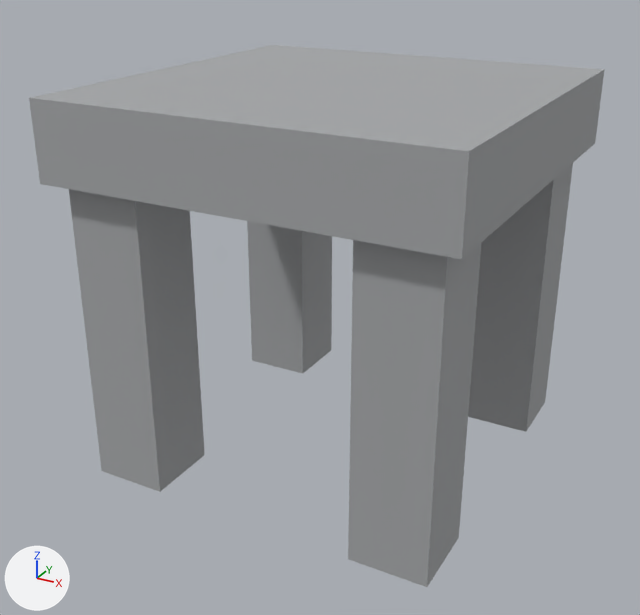
Before and after pictures for a commit that changed the glTF model assets/models/objects/rustic_workbench/rustic_workbench.glb.
Before and after are seen from a camera (50 mm lens) standing at (0.926, -1.783, 1.244) and looking at (-0.02, -0.063, 0.384). Arrows for +X, +Y and +Z are at lower left; the lights stay in place. The older version comes first.

Names of what the first picture shows: 'Leg_BL', 'Leg_BR', 'Leg_FL', 'Leg_FR', 'Tabletop'.
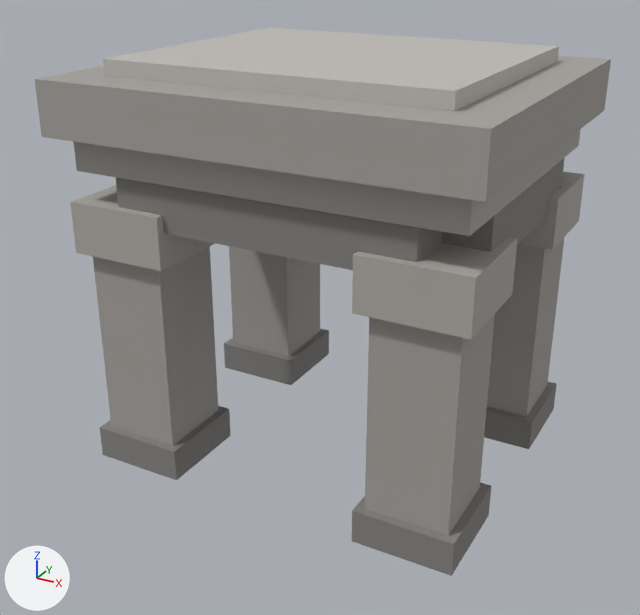
Commit message: Rebuild rustic workbench model from reference art

Location of each change, (x1, y1, x2, y2) in pixels of the pictures (640 x 615 px):
'Tabletop', recoloured, moved, rescaled (21% narrower, 60% shorter)
    before: (29, 45, 605, 259)
    after: (103, 28, 559, 112)
'Top_Main', added
    after: (34, 56, 611, 202)
'Leg_FR', recoloured, reshaped, moved, rescaled
    before: (348, 240, 481, 587)
    after: (365, 314, 495, 535)
'Leg_FL', recoloured, moved, rescaled
    before: (69, 189, 205, 492)
    after: (93, 246, 218, 446)
'Leg_BR', recoloured, reshaped, moved, rescaled
    before: (468, 163, 573, 432)
    after: (487, 238, 564, 417)
'Top_Lower_Rim', added
    after: (74, 129, 581, 236)
'Rail_Front', added
    after: (116, 177, 442, 270)
'Leg_BL', moved, rescaled (7% wider, 28% shorter)
    before: (247, 221, 332, 374)
    after: (229, 246, 320, 356)
'Leg_FR_Cap', added
    after: (352, 236, 518, 340)
'Leg_FL_Cap', added
    after: (70, 185, 215, 271)
'Foot_FR', added
    after: (352, 483, 491, 576)
'Foot_FL', added
    after: (100, 406, 231, 480)
'Rail_Right', added
    after: (441, 158, 565, 251)
'Foot_BL', added
    after: (224, 329, 329, 385)
'Leg_BR_Cap', added
    after: (518, 171, 585, 250)
'Foot_BR', added
    after: (484, 382, 557, 449)

Patch to the scene script:
```diff
--- a/assets/models/objects/rustic_workbench/rustic_workbench.glb.py
+++ b/assets/models/objects/rustic_workbench/rustic_workbench.glb.py
@@ me_stone_cube @@
 me_stone_cube.from_pydata(...)  # 8 vertices, 12 faces; spans x -0.5..0.5, y -0.5..0.5, z -0.5..0.5
-me_stone_cube.materials.append(mat_rough_stone)  # grey #a6a8aa
+me_stone_cube.materials.append(mat_stone_light)  # light grey #bfbcb6
@@ me_stone_mid_cube @@
+me_stone_mid_cube.from_pydata(...)  # a box spanning x -0.5..0.5, y -0.5..0.5, z -0.5..0.5
+me_stone_mid_cube.materials.append(mat_stone_mid)  # grey #a6a29e
@@ ob_tabletop @@
 ob_tabletop = bpy.data.objects.new('Tabletop', me_stone_cube)
-ob_tabletop.location = (0.0, 0.0, 0.82)
-ob_tabletop.scale = (0.94, 0.94, 0.18)
+ob_tabletop.location = (0.0, 0.0, 0.958)
+ob_tabletop.scale = (0.78, 0.66, 0.035)
@@ ob_leg_fl @@
 ob_leg_fl = bpy.data.objects.new('Leg_FL', me_stone_cube)
-ob_leg_fl.location = (-0.34, -0.34, 0.36)
-ob_leg_fl.scale = (0.18, 0.18, 0.72)
+ob_leg_fl.location = (-0.35, -0.27, 0.315)
+ob_leg_fl.scale = (0.19, 0.19, 0.51)
@@ ob_leg_fr @@
-ob_leg_fr = bpy.data.objects.new('Leg_FR', me_stone_cube)
-ob_leg_fr.location = (0.34, -0.34, 0.36)
-ob_leg_fr.scale = (0.18, 0.18, 0.72)
+ob_leg_fr = bpy.data.objects.new('Leg_FR', me_stone_mid_cube)
+ob_leg_fr.location = (0.35, -0.27, 0.315)
+ob_leg_fr.scale = (0.19, 0.19, 0.51)
@@ ob_leg_bl @@
 ob_leg_bl = bpy.data.objects.new('Leg_BL', me_stone_cube)
-ob_leg_bl.location = (-0.34, 0.34, 0.36)
-ob_leg_bl.scale = (0.18, 0.18, 0.72)
+ob_leg_bl.location = (-0.35, 0.27, 0.315)
+ob_leg_bl.scale = (0.19, 0.19, 0.51)
@@ ob_leg_br @@
-ob_leg_br = bpy.data.objects.new('Leg_BR', me_stone_cube)
-ob_leg_br.location = (0.34, 0.34, 0.36)
-ob_leg_br.scale = (0.18, 0.18, 0.72)
+ob_leg_br = bpy.data.objects.new('Leg_BR', me_stone_mid_cube)
+ob_leg_br.location = (0.35, 0.27, 0.315)
+ob_leg_br.scale = (0.19, 0.19, 0.51)
@@ ob_foot_br @@
+ob_foot_br = bpy.data.objects.new('Foot_BR', me_stone_dark_cube)  # a box spanning x -0.5..0.5, y -0.5..0.5, z -0.5..0.5; in mat_stone_dark (grey #868481)
+ob_foot_br.location = (0.35, 0.27, 0.05)
+ob_foot_br.scale = (0.23, 0.23, 0.08)
@@ ob_foot_bl @@
+ob_foot_bl = bpy.data.objects.new('Foot_BL', me_stone_dark_cube)  # a box spanning x -0.5..0.5, y -0.5..0.5, z -0.5..0.5; in mat_stone_dark (grey #868481)
+ob_foot_bl.location = (-0.35, 0.27, 0.05)
+ob_foot_bl.scale = (0.23, 0.23, 0.08)
@@ ob_foot_fr @@
+ob_foot_fr = bpy.data.objects.new('Foot_FR', me_stone_dark_cube)  # a box spanning x -0.5..0.5, y -0.5..0.5, z -0.5..0.5; in mat_stone_dark (grey #868481)
+ob_foot_fr.location = (0.35, -0.27, 0.05)
+ob_foot_fr.scale = (0.23, 0.23, 0.08)
@@ ob_foot_fl @@
+ob_foot_fl = bpy.data.objects.new('Foot_FL', me_stone_dark_cube)  # a box spanning x -0.5..0.5, y -0.5..0.5, z -0.5..0.5; in mat_stone_dark (grey #868481)
+ob_foot_fl.location = (-0.35, -0.27, 0.05)
+ob_foot_fl.scale = (0.23, 0.23, 0.08)
@@ ob_leg_br_cap @@
+ob_leg_br_cap = bpy.data.objects.new('Leg_BR_Cap', me_stone_edge_cube)  # a box spanning x -0.5..0.5, y -0.5..0.5, z -0.5..0.5; in mat_stone_edge (grey #afaca6)
+ob_leg_br_cap.location = (0.35, 0.27, 0.61)
+ob_leg_br_cap.scale = (0.24, 0.24, 0.12)
@@ ob_leg_fr_cap @@
+ob_leg_fr_cap = bpy.data.objects.new('Leg_FR_Cap', me_stone_edge_cube)  # a box spanning x -0.5..0.5, y -0.5..0.5, z -0.5..0.5; in mat_stone_edge (grey #afaca6)
+ob_leg_fr_cap.location = (0.35, -0.27, 0.61)
+ob_leg_fr_cap.scale = (0.24, 0.24, 0.12)
@@ ob_leg_fl_cap @@
+ob_leg_fl_cap = bpy.data.objects.new('Leg_FL_Cap', me_stone_edge_cube)  # a box spanning x -0.5..0.5, y -0.5..0.5, z -0.5..0.5; in mat_stone_edge (grey #afaca6)
+ob_leg_fl_cap.location = (-0.35, -0.27, 0.61)
+ob_leg_fl_cap.scale = (0.24, 0.24, 0.12)
@@ ob_rail_right @@
+ob_rail_right = bpy.data.objects.new('Rail_Right', me_stone_dark_cube)  # a box spanning x -0.5..0.5, y -0.5..0.5, z -0.5..0.5; in mat_stone_dark (grey #868481)
+ob_rail_right.location = (0.39, 0.0, 0.685)
+ob_rail_right.scale = (0.12, 0.5, 0.11)
@@ ob_rail_front @@
+ob_rail_front = bpy.data.objects.new('Rail_Front', me_stone_dark_cube)  # a box spanning x -0.5..0.5, y -0.5..0.5, z -0.5..0.5; in mat_stone_dark (grey #868481)
+ob_rail_front.location = (0.0, -0.31, 0.685)
+ob_rail_front.scale = (0.7, 0.12, 0.11)
@@ ob_top_lower_rim @@
+ob_top_lower_rim = bpy.data.objects.new('Top_Lower_Rim', me_stone_edge_cube)  # a box spanning x -0.5..0.5, y -0.5..0.5, z -0.5..0.5; in mat_stone_edge (grey #afaca6)
+ob_top_lower_rim.location = (0.0, 0.0, 0.78)
+ob_top_lower_rim.scale = (0.9, 0.76, 0.08)
@@ ob_top_main @@
+ob_top_main = bpy.data.objects.new('Top_Main', me_stone_mid_cube)
+ob_top_main.location = (0.0, 0.0, 0.88)
+ob_top_main.scale = (0.98, 0.86, 0.12)
```
